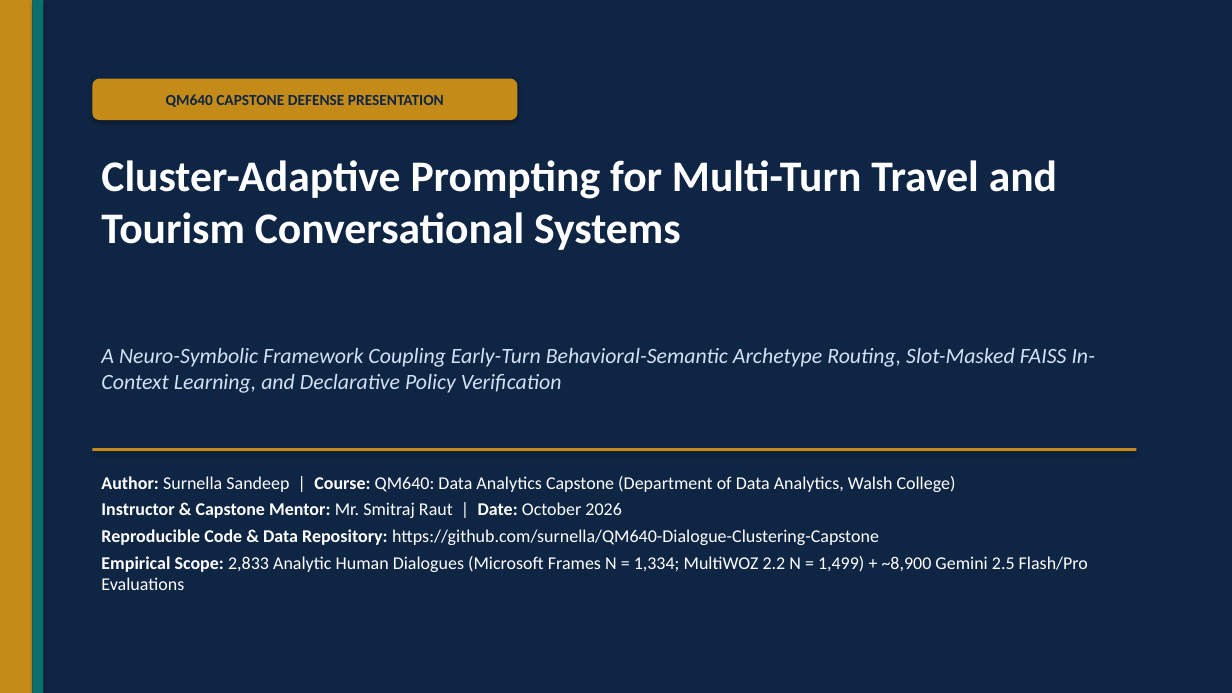
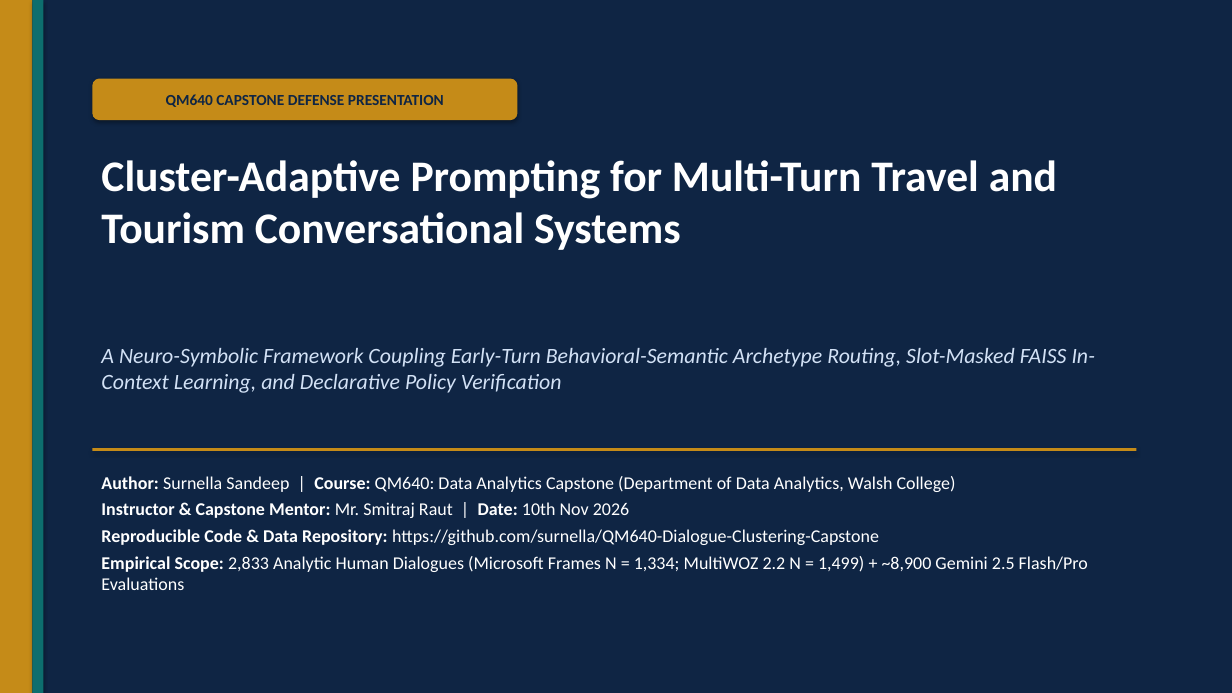
Before and after one commit to surnella/QM640-Dialogue-Clustering-Capstone, a slide deck: slide 1 of final/QM_640_Defense_Presentation_Sandeep_Surnella.pptx. Drawn at 1232x693 pixels with LibreOffice and Linux fonts; fonts in the diff are those of the drawing. Boxes give left, top, right and bottom in pixels: in the first picture for what was removed or moved away, otherwise in the second. Text is boxed around its words. In the diff, an @@ line names an element or a change of style, - is before the commit and + after.

```diff
--- a/final/QM_640_Defense_Presentation_Sandeep_Surnella.pptx
+++ b/final/QM_640_Defense_Presentation_Sandeep_Surnella.pptx
@@ text at [101,502,629,518]: text changed @@
-Instructor & Capstone Mentor: Mr. Smitraj Raut | Date: October 2026
+Instructor & Capstone Mentor: Mr. Smitraj Raut | Date: 10th Nov 2026
```
Also in this commit, not shown: 1 other slide changed, 27 other files.
